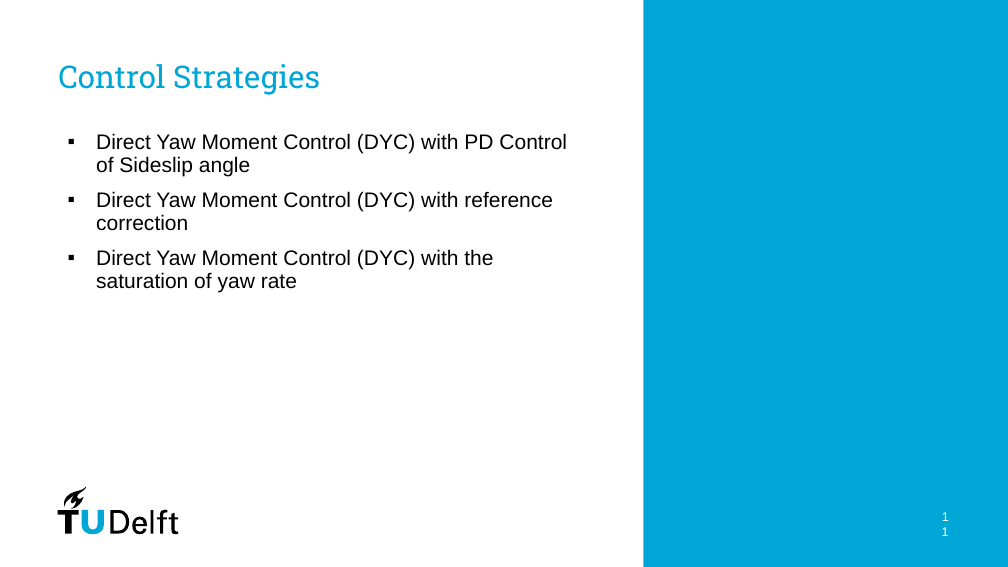
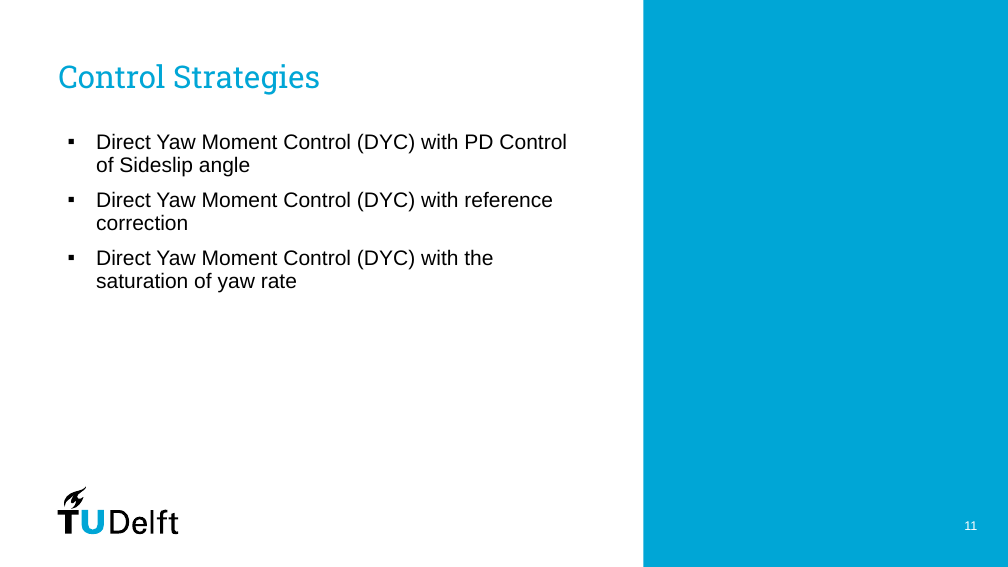
Before and after one commit to PavanPrasad-HG/Vehicle-Dynamics-Control, a slide deck: slide 11 of Group Presentation.pptx. Drawn at 1008x567 pixels with LibreOffice and Linux fonts; fonts in the diff are those of the drawing. Boxes give left, top, right and bottom in pixels: in the first picture for what was removed or moved away, otherwise in the second. Text is boxed around its words. In the diff, an @@ line names an element or a change of style, - is before the commit and + after.

```diff
--- a/Group Presentation.pptx
+++ b/Group Presentation.pptx
@@ page number rewrapped from (x1=938, y1=516, x2=949, y2=532) to (x1=964, y1=521, x2=977, y2=530) @@
```
Also in this commit, not shown: 10 other slides changed, 2 slides added, 2 slides removed, 1 other file.
